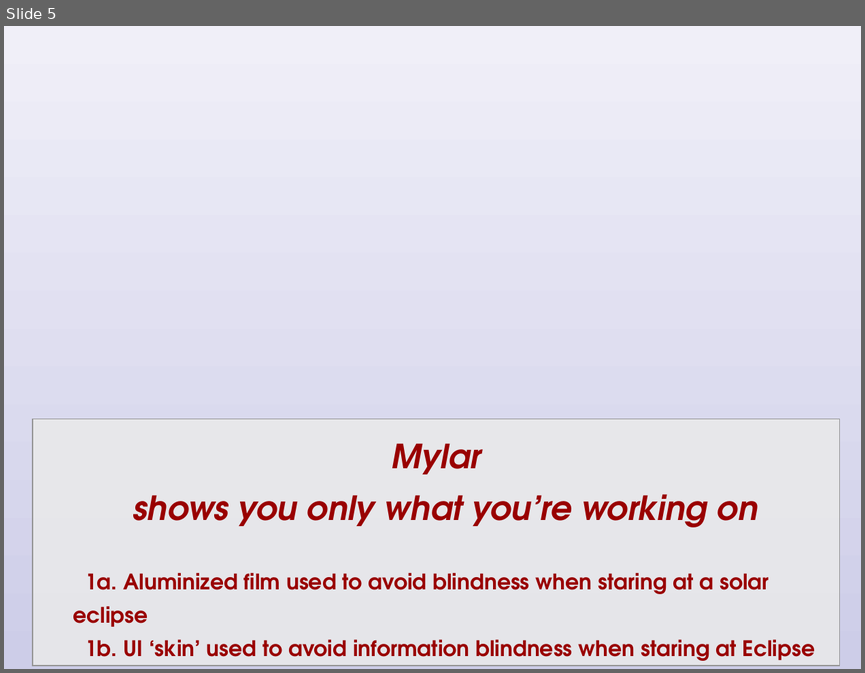
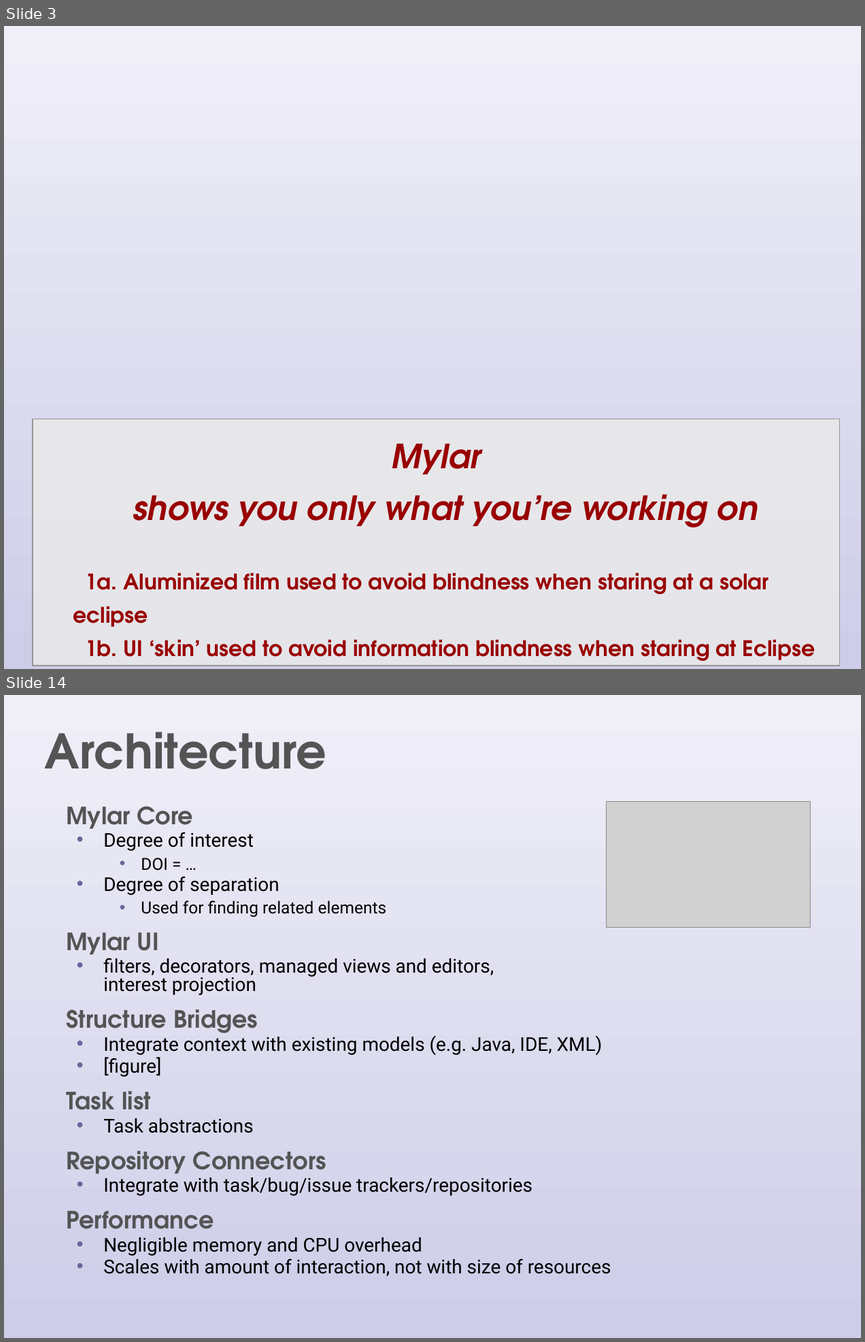
Before and after one commit to eclipse-mylyn/mylyn-website, a slide deck: publications/2006-03-mylar-eclipsecon.ppt. Shown one above the other, each under a label of ours: slide 5 before the commit, slides 3 and 14 after it; the slides between them are not shown. The pictures are 865x673 and 865x1342 pixels, drawn with LibreOffice and Linux fonts; fonts in the diff are those of the drawing; grey boxes stand for pictures; background and template pictures are left out. Boxes give left, top, right and bottom in pixels: in the first picture for what was removed or moved away, otherwise in the second. Text is boxed around its words. In the diff, an @@ line names an element or a change of style, - is before the commit and + after.

```diff
--- a/publications/2006-03-mylar-eclipsecon.ppt
+++ b/publications/2006-03-mylar-eclipsecon.ppt
@@ slide 14 added at bbox=[4, 695, 861, 1338], background #FFFFFF; not listed: 1 template element that a slide beside it also shows @@
@@ title added at bbox=[45, 732, 327, 769], 40 pt, text #535454, bold @@
+Architecture
@@ text added at bbox=[66, 806, 611, 1276], 16 pt, text #000000 @@
+  Mylar Core
+  • Degree of interest
+    • DOI = …
+  • Degree of separation
+    • Used for finding related elements
+  Mylar UI
+  • filters, decorators, managed views and editors,
+    interest projection
+  Structure Bridges
+  • Integrate context with existing models (e.g. Java, IDE, XML)
+  • [figure]
+  Task list
+  • Task abstractions
+  Repository Connectors
+  • Integrate with task/bug/issue trackers/repositories
+  Performance
+  • Negligible memory and CPU overhead
+  • Scales with amount of interaction, not with size of resources
@@ picture added at bbox=[606, 801, 810, 927] @@
@@ what was slide 5 is now slide 3 @@
```
Also in this commit, not shown: 4 slides changed, 13 other slides added, 15 slides removed.
